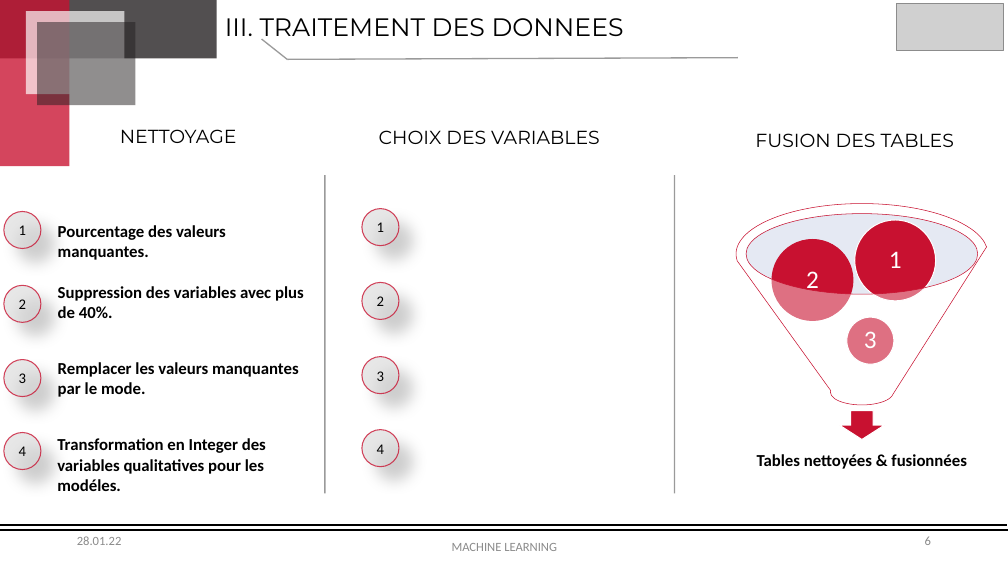
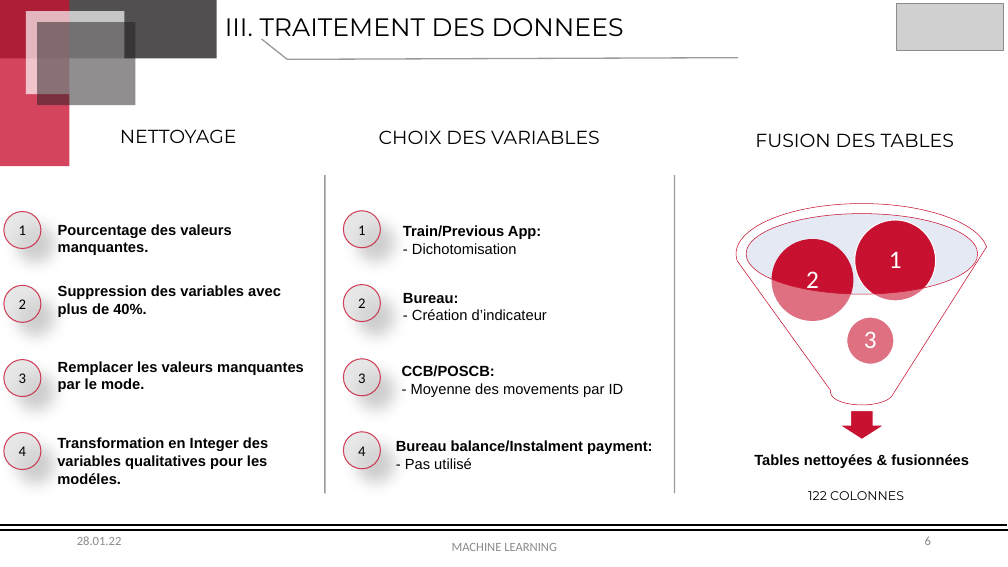
Before and after one commit to OumaimaBoudchich/machineLearningProject, a slide deck: slide 6 of ppt/HomeCreditDashboard.pptx. Drawn at 1008x567 pixels with LibreOffice and Linux fonts; fonts in the diff are those of the drawing; grey boxes stand for pictures. Boxes give left, top, right and bottom in pixels: in the first picture for what was removed or moved away, otherwise in the second. Text is boxed around its words. In the diff, an @@ line names an element or a change of style, - is before the commit and + after.

Commit message:
add final ppt

```diff
--- a/ppt/HomeCreditDashboard.pptx
+++ b/ppt/HomeCreditDashboard.pptx
@@ text added at box(403, 225, 542, 254), 14 pt, text #000000, bold @@
+Train/Previous App:
+- Dichotomisation
@@ text added at box(403, 293, 547, 320), 14 pt, text #000000 @@
+Bureau:
+- Création d’indicateur
@@ text added at box(402, 365, 624, 397), 14 pt, text #000000 @@
+CCB/POSCB:
+- Moyenne des movements par ID
@@ 4 ellipses: place and size @@
-4 ellipses at box(362, 209, 399, 467)
+4 ellipses at box(343, 211, 380, 469)
@@ text added at box(396, 440, 652, 469), 14 pt, text #000000, bold @@
+Bureau balance/Instalment payment:
+- Pas utilisé
@@ size 16 to 14 pt, font Calibri to Arial in 5 elements at box(58, 361, 304, 392), box(58, 285, 281, 317), box(58, 224, 232, 255), box(57, 437, 268, 484), box(754, 454, 969, 468) @@
@@ text added at box(808, 491, 904, 500), 12 pt, text #000000 @@
+122 COLONNES
```
Also in this commit, not shown: 5 other slides changed.
